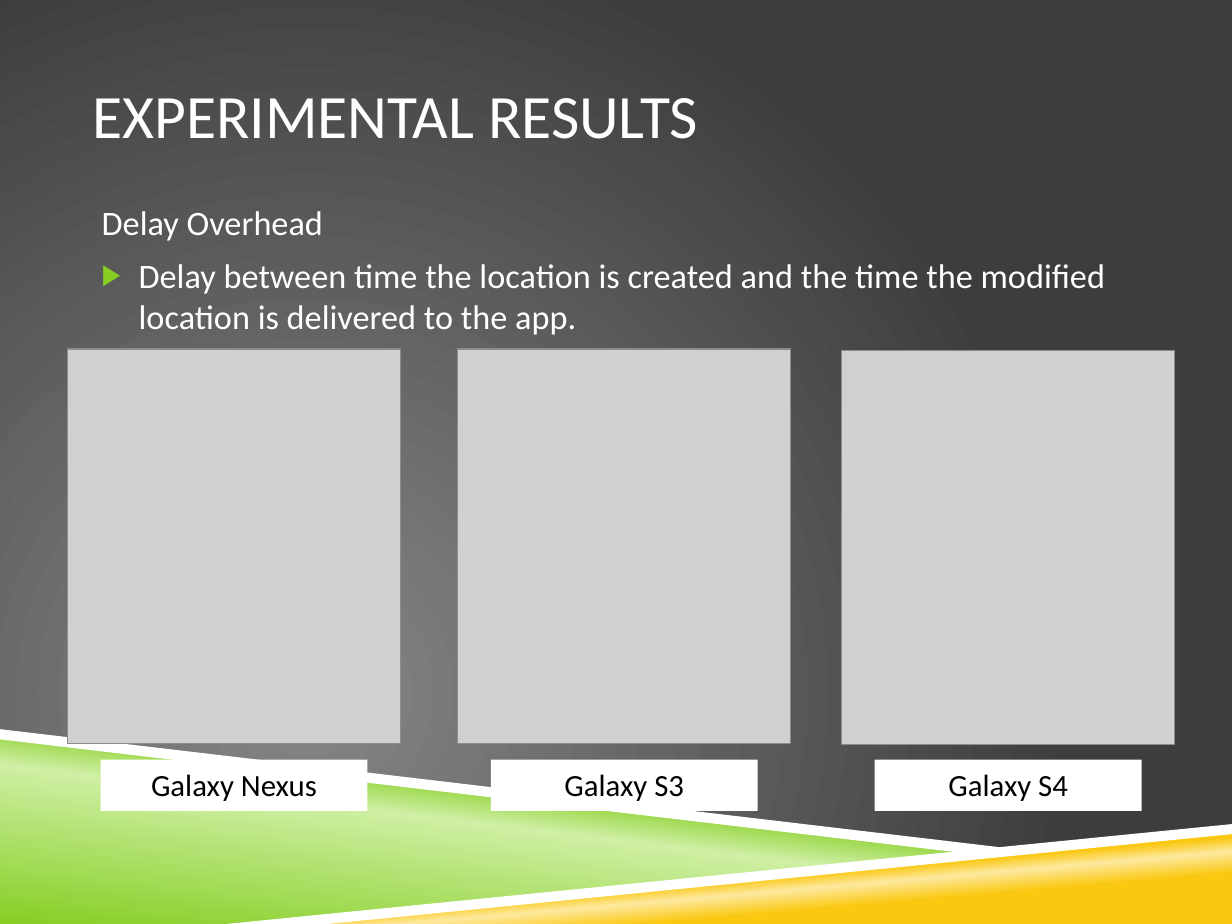
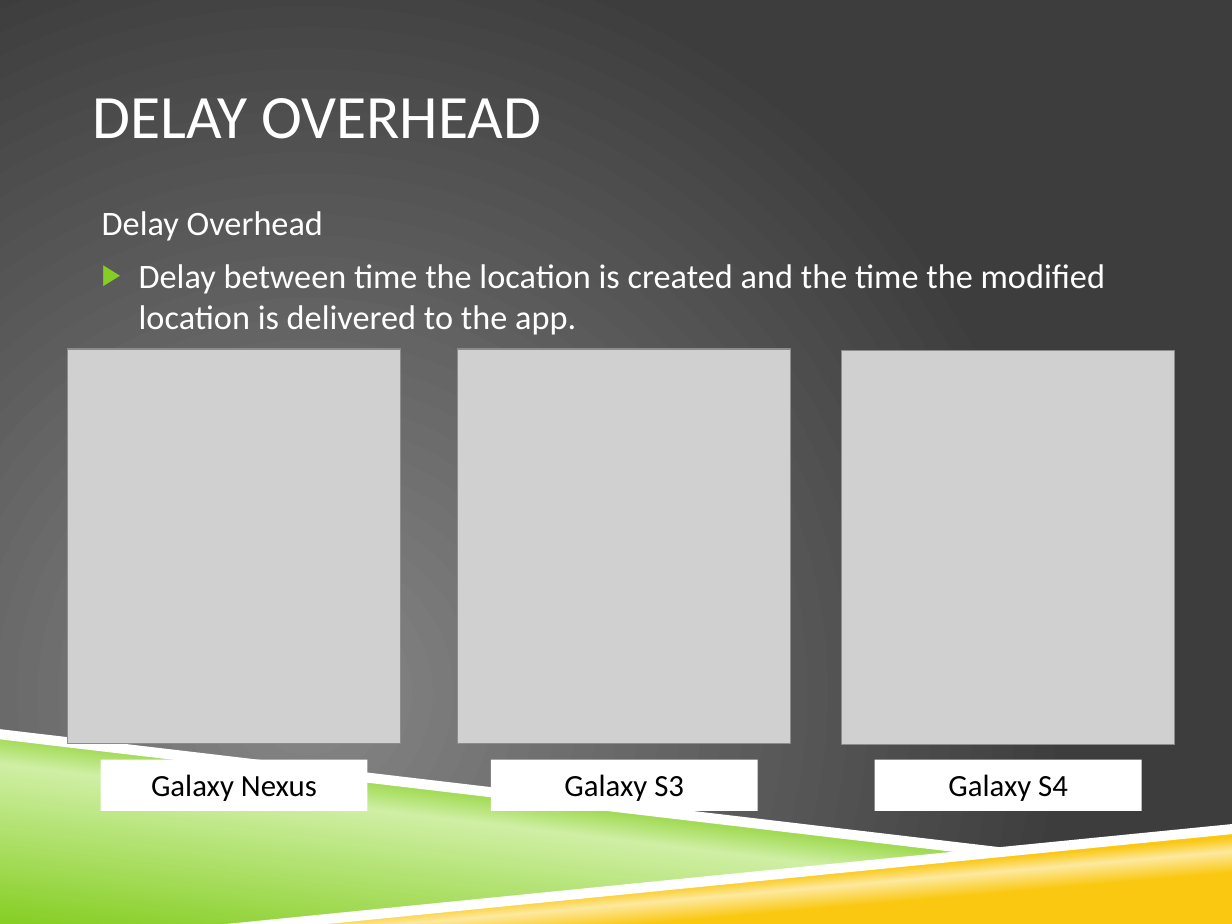
Before and after one commit to vfasburg/cse_825, a slide deck: slide 19 of PaperPresentation/Paper_Presentation_Fasburg_Reiff_Thomas.pptx (slide 18 before the commit). Drawn at 1232x924 pixels with LibreOffice and Linux fonts; fonts in the diff are those of the drawing; grey boxes stand for pictures; background and template pictures are left out. Boxes give left, top, right and bottom in pixels: in the first picture for what was removed or moved away, otherwise in the second. Text is boxed around its words. In the diff, an @@ line names an element or a change of style, - is before the commit and + after.

```diff
--- a/PaperPresentation/Paper_Presentation_Fasburg_Reiff_Thomas.pptx
+++ b/PaperPresentation/Paper_Presentation_Fasburg_Reiff_Thomas.pptx
@@ title at (92,98,541,139): text changed @@
-EXPERIMENTAL RESULTS
+DELAY OVERHEAD
```
Also in this commit, not shown: 7 other slides changed, 3 slides added, 1 slide removed.
